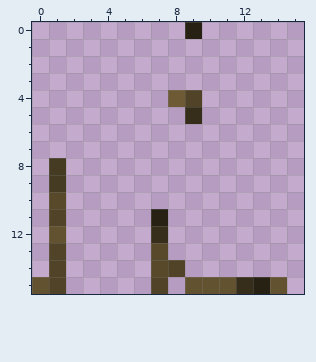
Two versions of one pixel-art sprite, files/gfx/prop_icons/excavationsite_machine_3b.png. Above is the file before it was changed.
The file is 16x16 pixels. Colours within 5 levels of each other are drawn and written as one.
The same view after the edit:
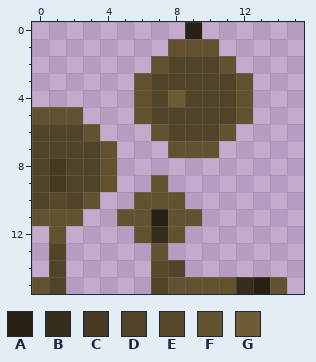
Palette (. is transparent): A #272113  B #362d1b  C #453a22  D #504327  E #57492a  F #63522f  G #6e5b35
The exact change:
y 1: x 8..10 ... -> FFF
y 2: x 7..11 ..... -> FDDDF
y 3: x 6..12 ....... -> FDDDDDF
y 4: x 6..7 .. -> FD; x 10..12 ... -> DDF
y 5: x 0..2 ... -> FFF; x 6..12 ...B... -> FDDDDDF
y 6: x 0..3 .... -> DDDF; x 7..11 ..... -> FDDDF
y 7: x 0..4 ..... -> DDDDF; x 8..10 ... -> FFF
y 8: x 0 . -> D; x 2..4 ... -> DDF
y 9: x 0 . -> D; x 2..4 ... -> DDF; x 7 . -> F
y 10: x 0 . -> D; x 2..3 .. -> DF; x 6..8 ... -> FFF
y 11: x 0..2 .D. -> FFF; x 5..6 .. -> FF; x 8..9 .. -> FF
y 12: x 6 . -> F; x 8 . -> F
y 13: x 7 E -> F
y 15: x 8 . -> F
Boxes around the changes in both pictures, in picture pixels (x1, y1, x2, y2):
changed: (32, 39, 253, 294)
